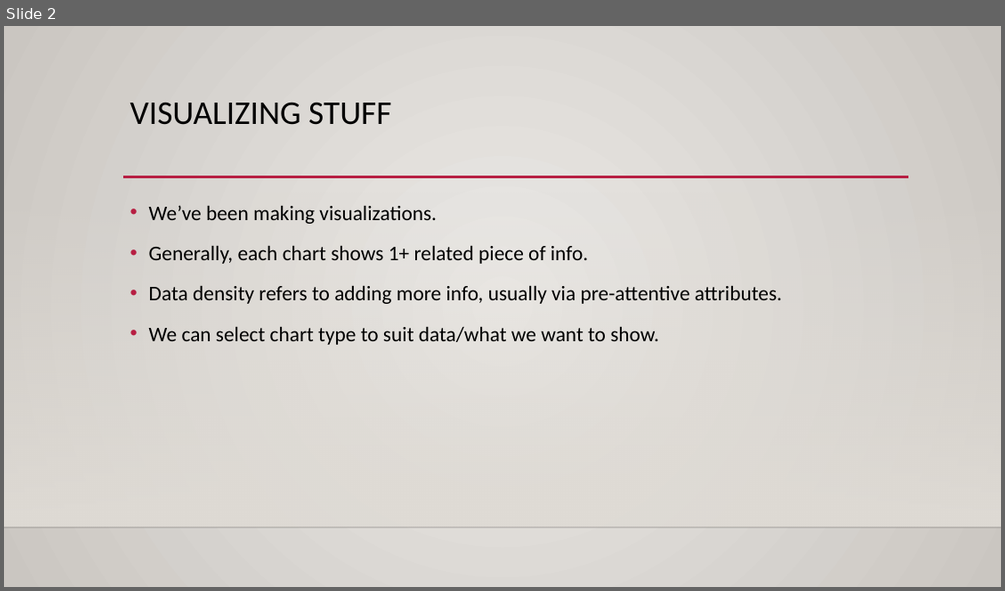
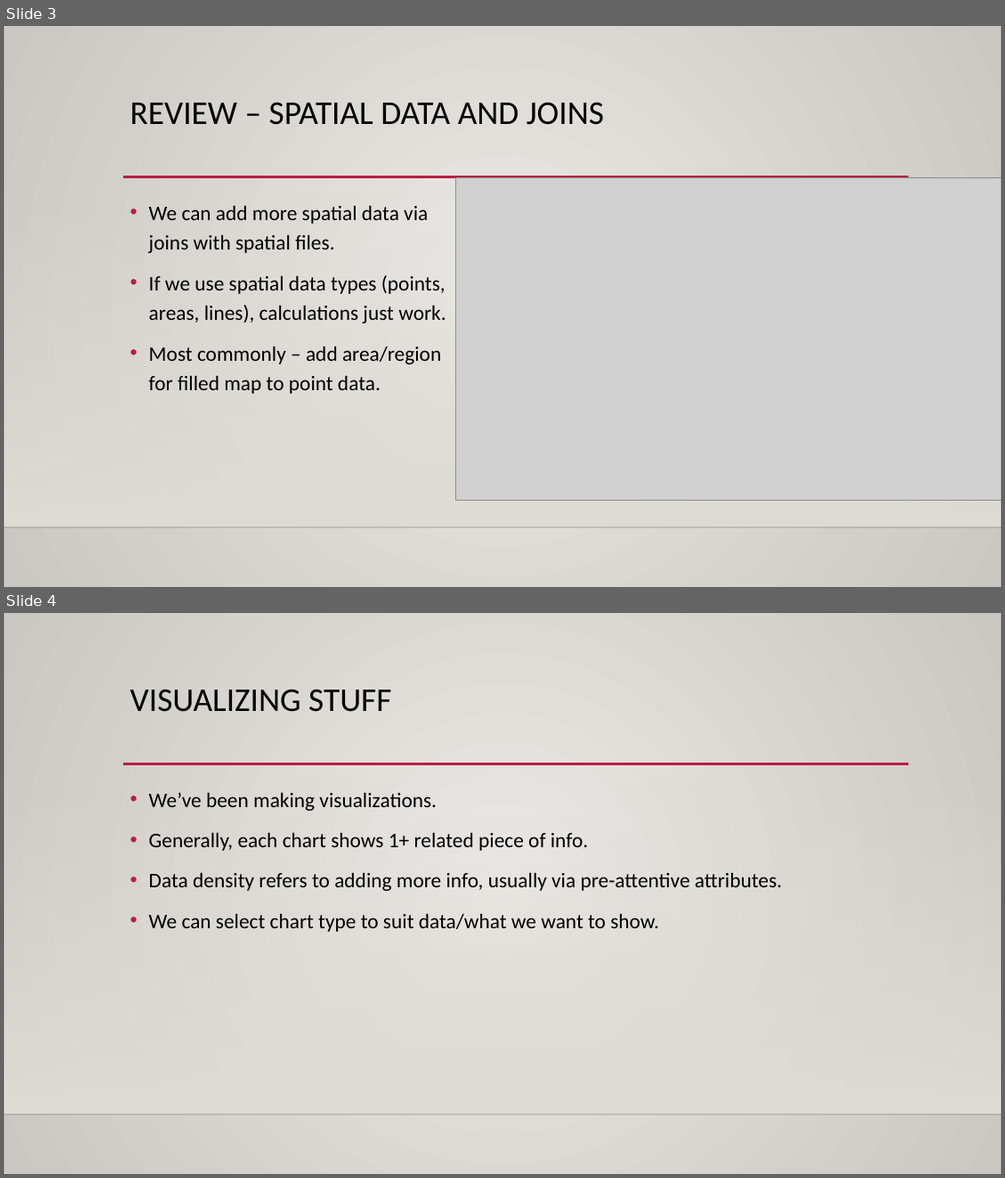
Before and after one commit to AkeemSemper/ml_datasets, a slide deck: slides/011_stories.pptx. Shown one above the other, each under a label of ours: slide 2 before the commit, slides 3 and 4 after it. The pictures are 1005x591 and 1005x1178 pixels, drawn with LibreOffice and Linux fonts; fonts in the diff are those of the drawing; grey boxes stand for pictures; background and template pictures are left out. Boxes give left, top, right and bottom in pixels: in the first picture for what was removed or moved away, otherwise in the second. Text is boxed around its words. In the diff, an @@ line names an element or a change of style, - is before the commit and + after.

```diff
--- a/slides/011_stories.pptx
+++ b/slides/011_stories.pptx
@@ slide 3 added at [4,26,1001,587], background gradient #ECEAE7 to #CAC7C1; not listed: 3 template elements that a slide beside it also shows @@
@@ title added at [130,102,604,125], 32 pt, text #000000 @@
+REVIEW – SPATIAL DATA AND JOINS
@@ picture added at [455,178,1001,500] @@
@@ text added at [149,205,445,394], 20 pt, text #000000 @@
+• We can add more spatial data via joins with spatial files.
+• If we use spatial data types (points, areas, lines), calculations just work.
+• Most commonly – add area/region for filled map to point data.
@@ what was slide 2 is now slide 4 @@
```
Also in this commit, not shown: 2 slides changed, 2 other slides added, 1 slide removed, 2 other files.
